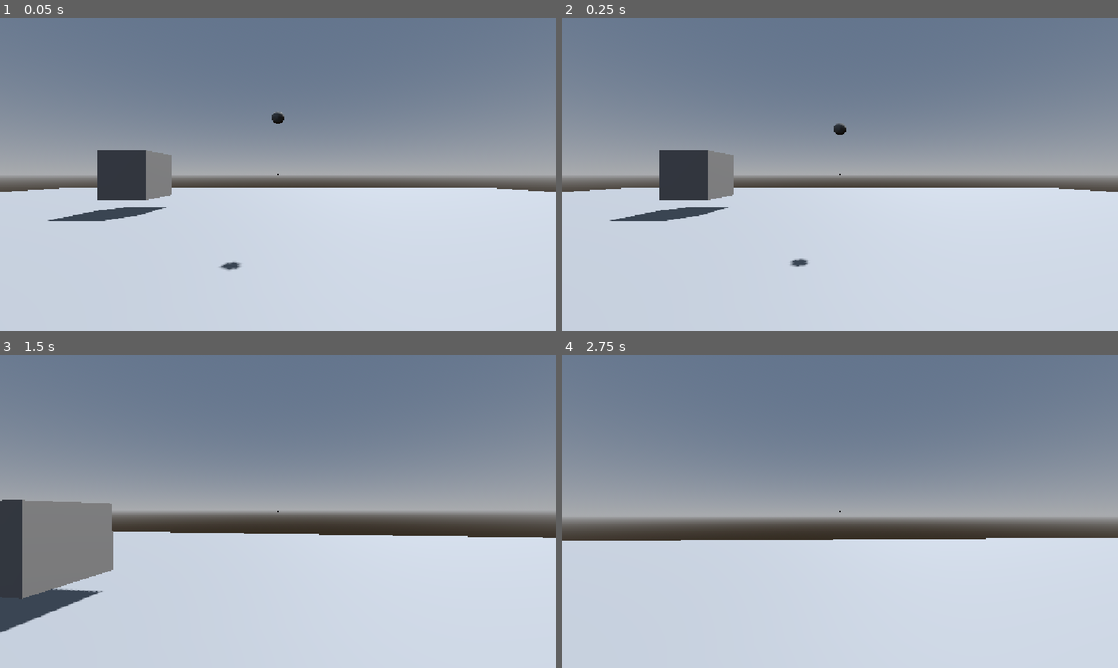
Above: before the commit, frames 1-4 (two rows, left to right).
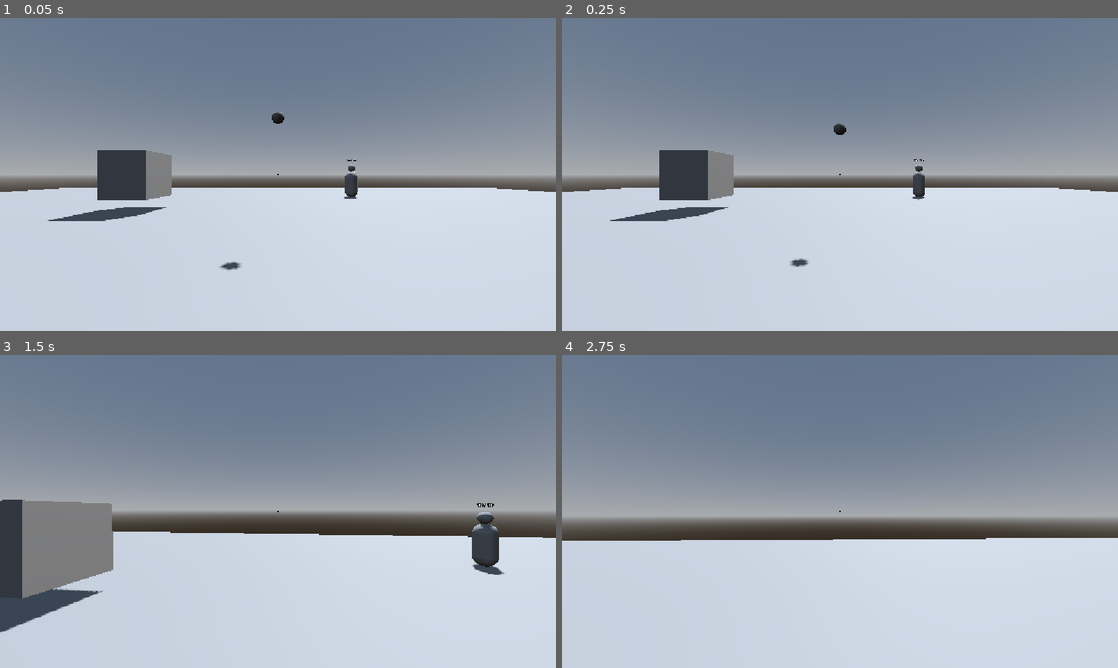
Above: after the commit, the same moments.

Repository: DanielKinkead77/Infusion_Game
Game: Godot game, scene res://Levels/test_level.tscn
Two runs of this game, one before a commit and one after it. Both use one fixed random seed, a clock stepped at 60 frames per second and the inputs below.
Inputs (mouse positions are in pixels of both pictures, inside the frame that each line leads up to):
- Up to frame 1 (0.05 s): no input
- Up to frame 2 (0.25 s): no input
- Up to frame 3 (1.5 s): move the mouse to (305, 511) at 0.52 s; hold W (move_forward) from 0.53 s (still down); tap 1 (element_1) at 0.6 s; tap Space (jump) at 0.77 s; move the mouse to (250, 511) at 1.27 s; tap 2 (element_2) at 1.35 s
- Up to frame 4 (2.75 s): keep holding W (move_forward); tap Space (jump) at 1.52 s; move the mouse to (851, 505) at 2.02 s; hold E (grab) from 2.03 s (still down)

The runs differ from the first frame. In frame 1, 0.2% of the frame differs, in the area x 61-65%, y 45-58%; in frame 2, 0.2%; in frame 3, 0.8%, in the area x 84-91%, y 47-71%; in frame 4, nothing differs.

Commit message:
health, damage, dummy enemy

Diff:
--- a/Components/health.gd
+++ b/Components/health.gd
@@ -13,6 +13,8 @@
 func _ready() -> void:
 	current_health = max_health
 
+func reset() -> void:
+	current_health = max_health
 
 func take_damage(amount: float, type: Damage.Type) -> void:
 	if is_dead():
--- /dev/null
+++ b/Components/hitbox.gd
@@ -0,0 +1,23 @@
+class_name Hitbox
+extends Node
+
+@export var health: Health
+@export var status_effects: StatusEffects
+@export var damage_multiplier: float = 1.0
+
+
+func take_hit(amount: float, type: Damage.Type) -> void:
+	if health != null:
+		health.take_damage(amount * damage_multiplier, type)
+
+
+func apply_effect(effect: EffectData) -> void:
+	if status_effects != null:
+		status_effects.apply(effect)
+
+
+static func find_on(node: Node) -> Hitbox:
+	for child: Node in node.get_children():
+		if child is Hitbox:
+			return child as Hitbox
+	return null
--- a/Components/infusable.gd
+++ b/Components/infusable.gd
@@ -46,10 +46,11 @@
 func on_impact(target: Node) -> void:
 	if element == null:
 		return
-	var health: Health = Health.find_on(target)
-	if health != null and element.impact_damage_bonus > 0.0:
-		health.take_damage(element.impact_damage_bonus, element.damage_type)
-	# Later: gather impact rules here; ongoing effects go to StatusEffects (1.7)
-	for effect: EffectData in element.effects:
-		print("%s hit %s: %s" % [element.element_name, target.name, effect.get_script().get_global_name()])
+	var hitbox: Hitbox = Hitbox.find_on(target)
+	if hitbox != null:
+		if element.impact_damage_bonus > 0.0:
+			hitbox.take_hit(element.impact_damage_bonus, element.damage_type)
+		for effect: EffectData in element.effects:
+			hitbox.apply_effect(effect)
+	# Later: impact rules (linger, slide...) gathered here
 	clear()
--- /dev/null
+++ b/Components/status_effects.gd
@@ -0,0 +1,77 @@
+class_name StatusEffects
+extends Node
+
+signal effect_started(effect: EffectData)
+signal effect_ended(effect: EffectData)
+
+class ActiveEffect:
+	var data: EffectData
+	var time_left: float = 0.0
+	var tick_timer: float = 0.0
+
+	func _init(effect: EffectData) -> void:
+		data = effect
+		time_left = effect.duration
+var active: Dictionary[Script, ActiveEffect]
+var health: Health = null
+
+func _ready() -> void:
+	health = Health.find_on(get_parent())
+	if health != null:
+		health.died.connect(clear_all)
+
+
+static func find_on(node: Node) -> StatusEffects:
+	for child: Node in node.get_children():
+		if child is StatusEffects:
+			return child as StatusEffects
+	return null
+
+func apply(effect: EffectData) -> void:
+	if health != null and health.is_dead():
+		return
+	_handle_reactions(effect)
+	var key: Script = effect.get_script()
+	var is_new: bool = not active.has(key)
+	active[key] = ActiveEffect.new(effect)
+	if is_new:
+		effect_started.emit(effect)
+
+
+func remove(key: Script) -> void:
+	if not active.has(key):
+		return
+	var ended: ActiveEffect = active[key]
+	active.erase(key)
+	effect_ended.emit(ended.data)
+
+
+func has_effect(key: Script) -> bool:
+	return active.has(key)
+
+
+func get_effect(key: Script) -> EffectData:
+	if active.has(key):
+		return active[key].data
+	return null
+
+
+func clear_all() -> void:
+	for key: Script in active.keys():
+		remove(key)
+
+func _process(delta: float) -> void:
+	for key: Script in active.keys():
+		if not active.has(key):
+			continue
+		var a: ActiveEffect = active[key]
+		a.data.on_process(self, a, delta)
+		a.time_left -= delta
+		if a.time_left <= 0.0:
+			remove(key)
+
+
+func _handle_reactions(incoming: EffectData) -> void:
+	if incoming is BurnEffect:
+		remove(SlowEffect)
+		remove(FreezeEffect)
--- a/Elements/Effects/effect_burn.gd
+++ b/Elements/Effects/effect_burn.gd
@@ -2,3 +2,13 @@
 extends EffectData
 
 @export var damage_per_second: float = 5.0
+@export var tick_interval: float = 0.5
+@export var damage_type: Damage.Type = Damage.Type.FIRE
+
+func on_process(status: StatusEffects, active: StatusEffects.ActiveEffect, delta: float) -> void:
+	if status.health == null:
+		return
+	active.tick_timer += delta
+	while active.tick_timer >= tick_interval:
+		active.tick_timer -= tick_interval
+		status.health.take_damage(damage_per_second * tick_interval, damage_type)
--- a/Elements/Effects/effect_data.gd
+++ b/Elements/Effects/effect_data.gd
@@ -2,3 +2,7 @@
 extends Resource
 
 @export var duration: float = 3.0
+
+
+func on_process(_status: StatusEffects, _active: StatusEffects.ActiveEffect, _delta: float) -> void:
+	pass
--- a/Elements/Effects/effect_freeze.gd
+++ b/Elements/Effects/effect_freeze.gd
@@ -1,2 +1,4 @@
 class_name FreezeEffect
 extends EffectData
+
+@export_range(0.0, 1.0) var slow_amount: float = 0.5
--- /dev/null
+++ b/Elements/Effects/effect_slow.gd
@@ -0,0 +1,4 @@
+class_name SlowEffect
+extends EffectData
+
+@export_range(0.0, 1.0) var slow_amount: float = 0.5
--- a/Elements/ice.tres
+++ b/Elements/ice.tres
@@ -1,15 +1,15 @@
 [gd_resource type="Resource" script_class="ElementData" format=3 uid="uid://miekhta1umeb"]
 
 [ext_resource type="Script" uid="uid://cnb8h0yey1tuj" path="res://Elements/Effects/effect_data.gd" id="1_d7pgs"]
-[ext_resource type="Script" uid="uid://c0bn72ggoxl2b" path="res://Elements/Effects/effect_freeze.gd" id="2_66gnf"]
+[ext_resource type="Script" uid="uid://woprrk4bxeuq" path="res://Elements/Effects/effect_slow.gd" id="2_66gnf"]
 [ext_resource type="Script" uid="uid://d3t7cxqijs6e4" path="res://Elements/element_data.gd" id="2_s3vol"]
 [ext_resource type="Script" uid="uid://bre360fxtkqk7" path="res://Elements/InfusionMethods/infusion_method.gd" id="3_66gnf"]
 [ext_resource type="Resource" uid="uid://ddavwg0tbc7hu" path="res://Elements/InfusionMethods/held_infusion.tres" id="5_bhdsu"]
 
-[sub_resource type="Resource" id="Resource_ri2pa"]
+[sub_resource type="Resource" id="Resource_xhudq"]
 script = ExtResource("2_66gnf")
 duration = 4.0
-metadata/_custom_type_script = "uid://c0bn72ggoxl2b"
+metadata/_custom_type_script = "uid://woprrk4bxeuq"
 
 [resource]
 script = ExtResource("2_s3vol")
@@ -17,6 +17,6 @@
 color = Color(0.31424084, 0.5661187, 1, 1)
 damage_type = 2
 impact_damage_bonus = 3.0
-effects = Array[ExtResource("1_d7pgs")]([SubResource("Resource_ri2pa")])
+effects = Array[ExtResource("1_d7pgs")]([SubResource("Resource_xhudq")])
 supported_methods = Array[ExtResource("3_66gnf")]([ExtResource("5_bhdsu")])
 metadata/_custom_type_script = "uid://d3t7cxqijs6e4"
--- a/Enemies/Targets/test_target.gd
+++ b/Enemies/Targets/test_target.gd
@@ -1,10 +1,20 @@
 extends StaticBody3D
+
 @export var health: Health
+@export var status_effects: StatusEffects
+
 func _ready() -> void:
 	assert(health != null, "TestTarget: Health slot is empty")
+	assert(status_effects != null, "TestTarget: Status Effects slot is empty")
 	health.damaged.connect(_on_damaged)
 	health.died.connect(_on_died)
+	status_effects.effect_started.connect(_on_effect_started)
+	status_effects.effect_ended.connect(_on_effect_ended)
 func _on_damaged(amount: float, type: Damage.Type) -> void:
-	print("%s took %.1f %s damage, %.1f left" % [name, amount, Damage.Type.keys()[type], health.current_health])
+	print("%s took %.2f %s damage, %.2f left" % [name, amount, Damage.Type.keys()[type], health.current_health])
 func _on_died() -> void:
 	print("%s died" % name)
+func _on_effect_started(effect: EffectData) -> void:
+	print("%s: %s started" % [name, effect.get_script().get_global_name()])
+func _on_effect_ended(effect: EffectData) -> void:
+	print("%s: %s ended" % [name, effect.get_script().get_global_name()])
--- a/Enemies/Targets/test_target.tscn
+++ b/Enemies/Targets/test_target.tscn
@@ -3,6 +3,7 @@
 [ext_resource type="Script" uid="uid://cmfy6tceqr730" path="res://Enemies/Targets/test_target.gd" id="1_ucrke"]
 [ext_resource type="Script" uid="uid://xwcsyfpt2k08" path="res://Components/health.gd" id="1_ypmq5"]
 [ext_resource type="Script" uid="uid://cdlm88sd4m4fb" path="res://Elements/resistance.gd" id="3_ae0k5"]
+[ext_resource type="Script" uid="uid://ctyoc5oxswtsc" path="res://Components/status_effects.gd" id="4_wriax"]
 
 [sub_resource type="CapsuleShape3D" id="CapsuleShape3D_bj4t2"]
 
@@ -14,11 +15,12 @@
 multiplier = 0.5
 metadata/_custom_type_script = "uid://cdlm88sd4m4fb"
 
-[node name="test_target" type="StaticBody3D" unique_id=138067538 node_paths=PackedStringArray("health")]
+[node name="test_target" type="StaticBody3D" unique_id=138067538 node_paths=PackedStringArray("health", "status_effects")]
 collision_layer = 4
 collision_mask = 0
 script = ExtResource("1_ucrke")
 health = NodePath("Health")
+status_effects = NodePath("StatusEffects")
 
 [node name="CollisionShape3D" type="CollisionShape3D" parent="." unique_id=156578448]
 transform = Transform3D(1, 0, 0, 0, 1, 0, 0, 0, 1, 0, 1, 0)
@@ -32,3 +34,6 @@
 script = ExtResource("1_ypmq5")
 resistances = Array[ExtResource("3_ae0k5")]([SubResource("Resource_ucrke")])
 metadata/_custom_type_script = "uid://xwcsyfpt2k08"
+
+[node name="StatusEffects" type="Node" parent="." unique_id=1492499967]
+script = ExtResource("4_wriax")
--- /dev/null
+++ b/Enemies/dummy.gd
@@ -0,0 +1,99 @@
+extends CharacterBody3D
+
+@export var health: Health
+@export var status_effects: StatusEffects
+@export var body_mesh: MeshInstance3D
+@export var head_mesh: MeshInstance3D
+@export var head_body: CollisionObject3D
+@export var hp_label: Label3D
+
+@export var walk_speed: float = 2.0
+@export var patrol_distance: float = 4.0
+@export var respawn_time: float = 3.0
+
+var gravity: float = ProjectSettings.get_setting("physics/3d/default_gravity")
+var start_position: Vector3
+var direction: float = 1.0
+var body_layer: int = 0
+var head_layer: int = 0
+
+func _ready() -> void:
+	assert(health != null, "Dummy: Health slot is empty")
+	assert(status_effects != null, "Dummy: Status Effects slot is empty")
+	assert(body_mesh != null and head_mesh != null, "Dummy: a mesh slot is empty")
+	assert(head_body != null and hp_label != null, "Dummy: Head Body or HP Label slot is empty")
+	start_position = global_position
+	body_layer = collision_layer
+	head_layer = head_body.collision_layer
+	health.damaged.connect(_on_damaged)
+	health.died.connect(_on_died)
+	status_effects.effect_started.connect(_on_effect_changed)
+	status_effects.effect_ended.connect(_on_effect_changed)
+	_update_label()
+func _physics_process(delta: float) -> void:
+	if not is_on_floor():
+		velocity.y -= gravity * delta
+	var speed: float = walk_speed
+	var slow: SlowEffect = status_effects.get_effect(SlowEffect) as SlowEffect
+	if slow != null:
+		speed *= 1.0 - slow.slow_amount
+	velocity.x = direction * speed
+	velocity.z = 0.0
+	move_and_slide()
+	var offset: float = global_position.x - start_position.x
+	if offset > patrol_distance:
+		direction = -1.0
+	elif offset < -patrol_distance:
+		direction = 1.0
+func _on_effect_changed(_effect: EffectData) -> void:
+	if status_effects.has_effect(BurnEffect):
+		_set_tint(Color(1.0, 0.45, 0.1))
+	elif status_effects.has_effect(SlowEffect):
+		_set_tint(Color(0.4, 0.6, 1.0))
+	else:
+		_clear_tint()
+
+
+func _set_tint(color: Color) -> void:
+	for mesh: MeshInstance3D in [body_mesh, head_mesh]:
+		var material: StandardMaterial3D = StandardMaterial3D.new()
+		material.albedo_color = color
+		mesh.material_override = material
+
+
+func _clear_tint() -> void:
+	for mesh: MeshInstance3D in [body_mesh, head_mesh]:
+		mesh.material_override = null
+
+
+func _on_damaged(amount: float, type: Damage.Type) -> void:
+	print("%s took %.2f %s damage" % [name, amount, Damage.Type.keys()[type]])
+	_update_label()
+
+
+func _update_label() -> void:
+	if health.is_dead():
+		hp_label.text = "DEAD"
+	else:
+		hp_label.text = "%.0f / %.0f" % [health.current_health, health.max_health]
+func _on_died() -> void:
+	print("%s died" % name)
+	set_physics_process(false)
+	collision_layer = 0
+	head_body.collision_layer = 0
+	_update_label()
+	var tween: Tween = create_tween()
+	tween.tween_property(self, "rotation:z", deg_to_rad(90.0), 0.4)
+	await get_tree().create_timer(respawn_time).timeout
+	_respawn()
+
+
+func _respawn() -> void:
+	rotation = Vector3.ZERO
+	global_position = start_position
+	collision_layer = body_layer
+	head_body.collision_layer = head_layer
+	health.reset()
+	set_physics_process(true)
+	_update_label()
+	_clear_tint()
--- /dev/null
+++ b/Enemies/dummy.tscn
@@ -0,0 +1,84 @@
+[gd_scene format=3 uid="uid://djyoqh2fx46n0"]
+
+[ext_resource type="Script" uid="uid://dyebtlbllv1xe" path="res://Enemies/dummy.gd" id="1_oq4ip"]
+[ext_resource type="Script" uid="uid://c0rcrk1mpcgb" path="res://Components/hitbox.gd" id="1_qawet"]
+[ext_resource type="Script" uid="uid://xwcsyfpt2k08" path="res://Components/health.gd" id="2_oq4ip"]
+[ext_resource type="Script" uid="uid://cdlm88sd4m4fb" path="res://Elements/resistance.gd" id="3_t3gwh"]
+[ext_resource type="Script" uid="uid://ctyoc5oxswtsc" path="res://Components/status_effects.gd" id="4_4geh5"]
+
+[sub_resource type="CapsuleShape3D" id="CapsuleShape3D_bj4t2"]
+radius = 0.4
+height = 1.8
+
+[sub_resource type="CapsuleMesh" id="CapsuleMesh_mqvok"]
+radius = 0.4
+height = 1.8
+
+[sub_resource type="SphereShape3D" id="SphereShape3D_0h62n"]
+radius = 0.25
+
+[sub_resource type="SphereMesh" id="SphereMesh_jj85x"]
+radius = 0.25
+height = 0.5
+
+[sub_resource type="Resource" id="Resource_fkkvc"]
+script = ExtResource("3_t3gwh")
+type = 1
+multiplier = 0.5
+metadata/_custom_type_script = "uid://cdlm88sd4m4fb"
+
+[node name="Dummy" type="CharacterBody3D" unique_id=1252503978 node_paths=PackedStringArray("health", "status_effects", "body_mesh", "head_mesh", "head_body", "hp_label")]
+collision_layer = 4
+script = ExtResource("1_oq4ip")
+health = NodePath("Health")
+status_effects = NodePath("StatusEffects")
+body_mesh = NodePath("BodyMesh")
+head_mesh = NodePath("Head/HeadMesh")
+head_body = NodePath("Head")
+hp_label = NodePath("Label3D")
+
+[node name="CollisionShape3D" type="CollisionShape3D" parent="." unique_id=1142262049]
+transform = Transform3D(1, 0, 0, 0, 1, 0, 0, 0, 1, 0, 0.9, 0)
+shape = SubResource("CapsuleShape3D_bj4t2")
+
+[node name="BodyMesh" type="MeshInstance3D" parent="." unique_id=870403248]
+transform = Transform3D(1, 0, 0, 0, 1, 0, 0, 0, 1, 0, 0.9, 0)
+mesh = SubResource("CapsuleMesh_mqvok")
+
+[node name="Head" type="AnimatableBody3D" parent="." unique_id=294106586]
+transform = Transform3D(1, 0, 0, 0, 1, 0, 0, 0, 1, 0, 2.05, 0)
+collision_layer = 4
+collision_mask = 0
+sync_to_physics = false
+
+[node name="CollisionShape3D" type="CollisionShape3D" parent="Head" unique_id=962874980]
+shape = SubResource("SphereShape3D_0h62n")
+
+[node name="HeadMesh" type="MeshInstance3D" parent="Head" unique_id=2128376407]
+mesh = SubResource("SphereMesh_jj85x")
+
+[node name="Hitbox" type="Node" parent="Head" unique_id=1754099272 node_paths=PackedStringArray("health", "status_effects")]
+script = ExtResource("1_qawet")
+health = NodePath("../../Health")
+status_effects = NodePath("../../StatusEffects")
+damage_multiplier = 2.0
+metadata/_custom_type_script = "uid://c0rcrk1mpcgb"
+
+[node name="Hitbox" type="Node" parent="." unique_id=1485308274 node_paths=PackedStringArray("health", "status_effects")]
+script = ExtResource("1_qawet")
+health = NodePath("../Health")
+status_effects = NodePath("../StatusEffects")
+metadata/_custom_type_script = "uid://c0rcrk1mpcgb"
+
+[node name="Health" type="Node" parent="." unique_id=1047153275]
+script = ExtResource("2_oq4ip")
+resistances = Array[ExtResource("3_t3gwh")]([SubResource("Resource_fkkvc")])
+metadata/_custom_type_script = "uid://xwcsyfpt2k08"
+
+[node name="StatusEffects" type="Node" parent="." unique_id=1548930295]
+script = ExtResource("4_4geh5")
+metadata/_custom_type_script = "uid://ctyoc5oxswtsc"
+
+[node name="Label3D" type="Label3D" parent="." unique_id=294323836]
+transform = Transform3D(1, 0, 0, 0, 1, 0, 0, 0, 1, 0, 2.6, 0)
+billboard = 1
--- a/Levels/test_level.tscn
+++ b/Levels/test_level.tscn
@@ -2,7 +2,7 @@
 
 [ext_resource type="PackedScene" uid="uid://cck6hdm23goax" path="res://Player/player.tscn" id="1_ormqy"]
 [ext_resource type="PackedScene" uid="uid://bov41je475xji" path="res://Throwables/item_rock.tscn" id="2_00vsl"]
-[ext_resource type="PackedScene" uid="uid://csh21catomwe5" path="res://Enemies/Targets/test_target.tscn" id="3_4k50d"]
+[ext_resource type="PackedScene" uid="uid://djyoqh2fx46n0" path="res://Enemies/dummy.tscn" id="4_i4ak4"]
 
 [sub_resource type="ProceduralSkyMaterial" id="ProceduralSkyMaterial_gbj0n"]
 sky_horizon_color = Color(0.66224277, 0.6717428, 0.6867428, 1)
@@ -46,7 +46,7 @@
 transform = Transform3D(1, 0, 0, 0, 1, 0, 0, 0, 1, 0, 3, -5)
 
 [node name="rock2" parent="." unique_id=218149053 instance=ExtResource("2_00vsl")]
-transform = Transform3D(1, 0, 0, 0, 1, 0, 0, 0, 1, 0.1, 15, -5)
+transform = Transform3D(1, 0, 0, 0, 1, 0, 0, 0, 1, 12, 15, -5)
 
-[node name="test_target" parent="." unique_id=138067538 instance=ExtResource("3_4k50d")]
-transform = Transform3D(1, 0, 0, 0, 1, 0, 0, 0, 1, 0, 0, 4.534458)
+[node name="Dummy" parent="." unique_id=1252503978 instance=ExtResource("4_i4ak4")]
+transform = Transform3D(1, 0, 0, 0, 1, 0, 0, 0, 1, 5.0337105, 0, -14.270722)
--- a/Throwables/throwable.gd
+++ b/Throwables/throwable.gd
@@ -33,9 +33,9 @@
 	if not is_thrown:
 		return
 	is_thrown = false
-	var health: Health = Health.find_on(body)
-	if health != null:
+	var hitbox: Hitbox = Hitbox.find_on(body)
+	if hitbox != null:
 		var damage: float = impact_damage * lerpf(0.5, 1.0, throw_power)
-		health.take_damage(damage, Damage.Type.PHYSICAL)
+		hitbox.take_hit(damage, Damage.Type.PHYSICAL)
 	if infusable != null:
 		infusable.on_impact(body)
Not shown, added: Components/hitbox.gd.uid
Not shown, added: Components/status_effects.gd.uid
Not shown, added: Elements/Effects/effect_slow.gd.uid
Not shown, added: Enemies/dummy.gd.uid
